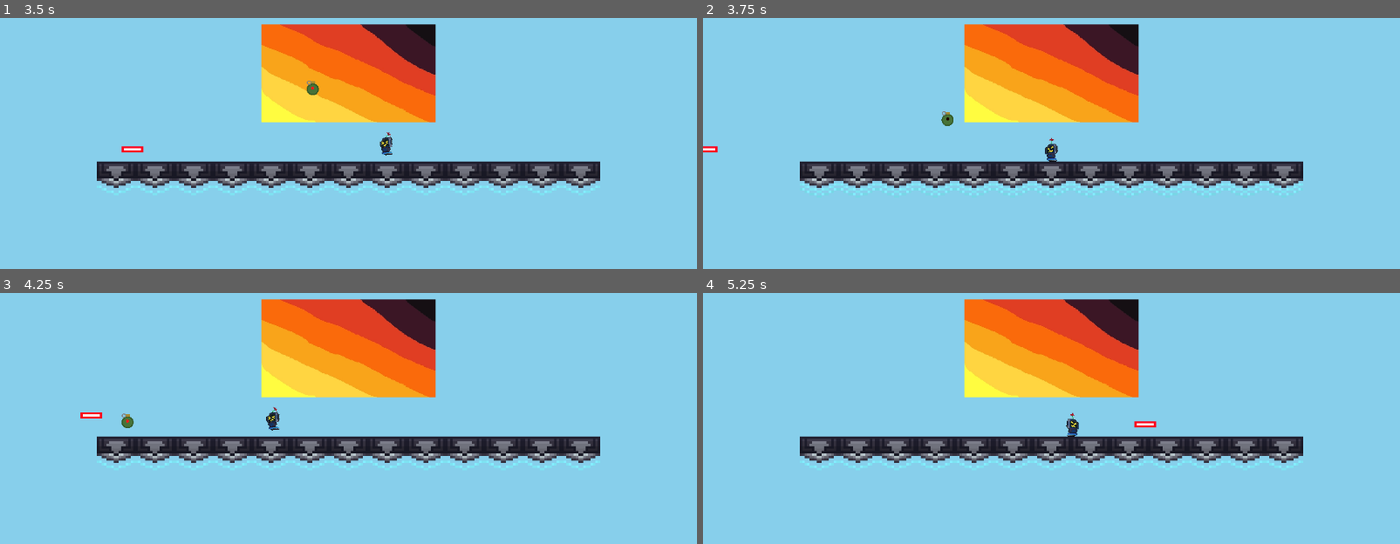
Above: before the commit, frames 1-4 (two rows, left to right).
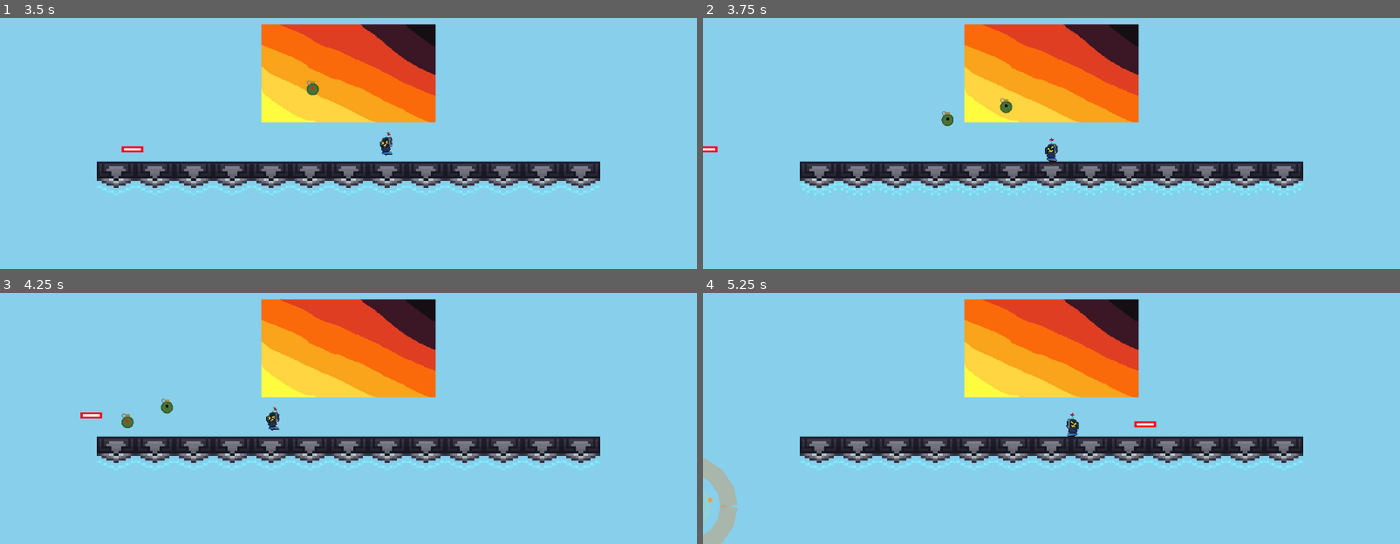
Above: after the commit, the same moments.

Repository: rafiathallah3/Reverse-Poppy
Game: Godot game, scene res://scene/level1.tscn
Same seed, same stepped clock (60 frames per second), same inputs: the game is played once before the commit and once after it. This scene is started directly instead of the project's main scene.
Inputs (mouse positions are in pixels of both pictures, inside the frame that each line leads up to):
- Up to frame 1 (3.5 s): tap Enter at 0.5, 1.55, 2.1 s; move the mouse to (313, 151) at 0.52 s; hold F (grenade) 0.53-1.28 s; hold D (move_right) 0.53-2.03 s; click (313, 151) at 0.67 s; tap Space (jump) at 0.77, 1.52, 3.02 s; tap E (shoot) at 0.8, 1.35 s; move the mouse to (557, 130) at 1.27 s; move the mouse to (outside the picture) at 2.02 s; hold A (move_left) from 2.03 s (still down); tap Keypad Enter at 2.3, 2.85 s; move the mouse to (383, 73) at 2.77 s; click (383, 73) at 2.92 s; tap F (grenade) at 3.05 s
- Up to frame 2 (3.75 s): keep holding A (move_left); move the mouse to (outside the picture) at 3.52 s; hold F (grenade) from 3.53 s (still down)
- Up to frame 3 (4.25 s): keep holding A (move_left); keep holding F (grenade); tap Space (jump) at 3.77 s; tap E (shoot) at 3.8 s
- Up to frame 4 (5.25 s): move the mouse to (1204, 328) at 4.27 s; release A (move_left) at 4.28 s; release F (grenade) at 4.28 s; hold D (move_right) from 4.28 s (still down); tap E (shoot) at 4.35 s; tap Space (jump) at 4.52 s; tap Enter at 4.55, 5.1 s; move the mouse to (912, 368) at 5.02 s; click (912, 368) at 5.17 s

Frame 1 is identical in both runs. In frame 2, less than 0.1% of the frame differs, in the area x 42-45%, y 31-38%; in frame 3, less than 0.1%; in frame 4, 0.9%, in the area x 0-6%, y 65-100%.

Commit message:
Added Limited Bullets
RAGHHHHHHHHHH

Diff:
--- a/game_manager.tscn
+++ b/game_manager.tscn
@@ -186,6 +186,7 @@
 position = Vector2(-435, -30)
 script = ExtResource("2_d5upp")
 shoot_cooldown = 0.2
+max_bullets = 10
 metadata/_edit_group_ = true
 
 [node name="AnimatedSprite2D" type="AnimatedSprite2D" parent="Player (Testing)" unique_id=94201368]
--- a/scripts/playerMovement_Testing.gd
+++ b/scripts/playerMovement_Testing.gd
@@ -31,6 +31,12 @@
 var facing_direction: float = 1.0
 
 var spawn_position: Vector2
+
+@export var max_bullets: int = 30
+@export var max_grenades: int = 3
+
+var bullets: int = max_bullets
+var grenades: int = max_grenades
 
 func _ready() -> void:
 	# 1. Keyboard Arrow Keys support
@@ -178,10 +184,15 @@
 		throw_grenade()
 
 func shoot() -> void:
+	if bullets <= 0:
+		print("Out of bullets!")
+		return
+
 	if shoot_timer > 0.0:
 		return
 
 	shoot_timer = shoot_cooldown
+	bullets -= 1
 
 	var bullet = Area2D.new()
 	bullet.set_script(BULLET_SCRIPT)
@@ -190,10 +201,12 @@
 	bullet.global_position = global_position + Vector2(facing_direction * 40.0, 0.0)
 
 func throw_grenade() -> void:
-	if grenade_timer > 0.0:
+	if grenades <= 0:
+		print("No grenades left!")
 		return
 
 	grenade_timer = grenade_cooldown
+	grenades -= 1
 
 	var grenade = Area2D.new()
 	grenade.set_script(GRENADE_SCRIPT)
